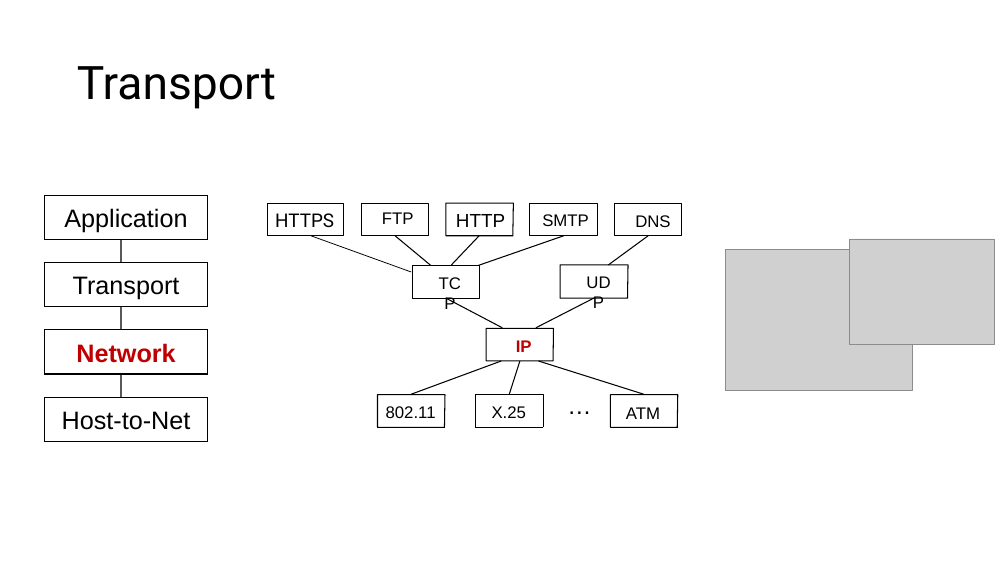
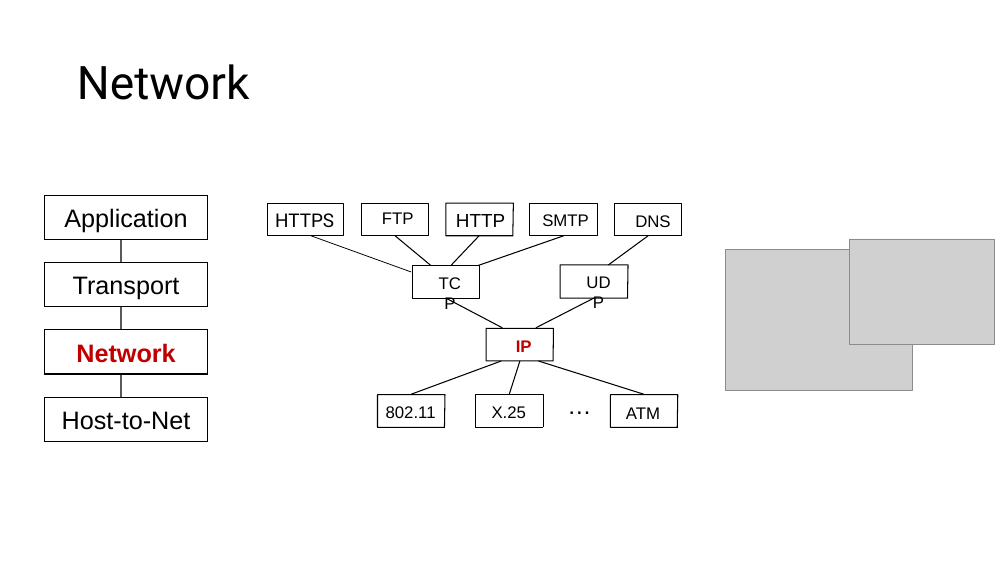
Before and after one commit to ngsrinivas/coursegen, a slide deck: slide 2 of ex/352-S21/staging/352-S21/lectures/network-addressing.pptx. Drawn at 1008x567 pixels with LibreOffice and Linux fonts; fonts in the diff are those of the drawing; grey boxes stand for pictures. Boxes give left, top, right and bottom in pixels: in the first picture for what was removed or moved away, otherwise in the second. Text is boxed around its words. In the diff, an @@ line names an element or a change of style, - is before the commit and + after.

Commit message:
Correct typo in slide introducing network layer

```diff
--- a/ex/352-S21/staging/352-S21/lectures/network-addressing.pptx
+++ b/ex/352-S21/staging/352-S21/lectures/network-addressing.pptx
@@ title at (x1=77, y1=64, x2=250, y2=100): text changed @@
-Transport
+Network
```
Also in this commit, not shown: 1 other file.
